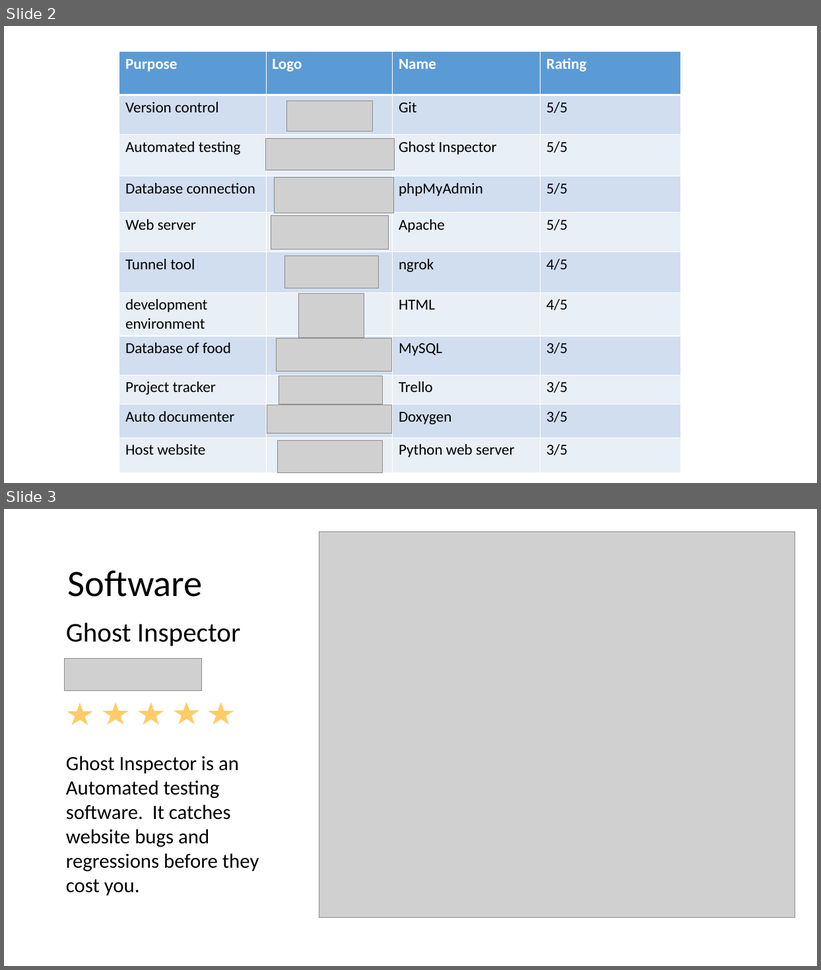
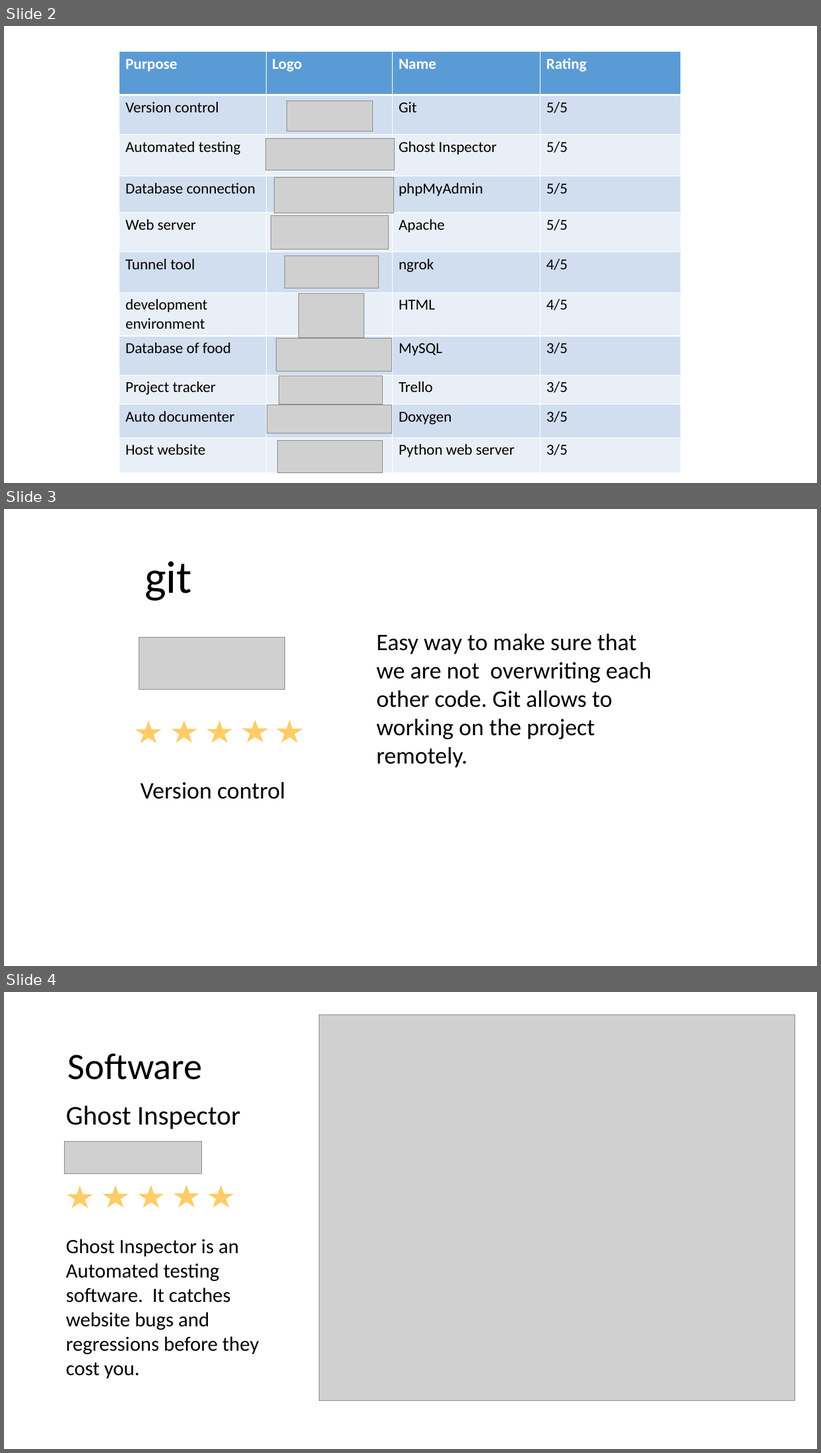
Before and after one commit to stki9539/Calorie-Website, a slide deck: Cal-Counter_part_5.pptx. Shown one above the other, each under a label of ours: slides 2 and 3 before the commit, slides 2, 3 and 4 after it. The pictures are 821x970 and 821x1453 pixels, drawn with LibreOffice and Linux fonts; fonts in the diff are those of the drawing; grey boxes stand for pictures; background and template pictures are left out. Boxes give left, top, right and bottom in pixels: in the first picture for what was removed or moved away, otherwise in the second. Text is boxed around its words. In the diff, an @@ line names an element or a change of style, - is before the commit and + after.

```diff
--- a/Cal-Counter_part_5.pptx
+++ b/Cal-Counter_part_5.pptx
@@ slide 3 added at (x1=4, y1=509, x2=817, y2=966), background picture (left out) @@
@@ text added at (x1=145, y1=561, x2=192, y2=601), 54 pt, text #000000 @@
+git
@@ picture added at (x1=139, y1=638, x2=285, y2=690) @@
@@ text added at (x1=376, y1=634, x2=651, y2=768), 28 pt, text #000000 @@
+Easy way to make sure that we are not overwriting each other code. Git allows to working on the project remotely.
@@ star added at (x1=133, y1=719, x2=164, y2=745), fill #FFCC66, outline #FFFFFF 1.5 pt @@
@@ star added at (x1=169, y1=718, x2=200, y2=745), fill #FFCC66, outline #FFFFFF 1.5 pt @@
@@ star added at (x1=204, y1=718, x2=235, y2=745), fill #FFCC66, outline #FFFFFF 1.5 pt @@
@@ star added at (x1=240, y1=718, x2=271, y2=745), fill #FFCC66, outline #FFFFFF 1.5 pt @@
@@ star added at (x1=274, y1=718, x2=306, y2=745), fill #FFCC66, outline #FFFFFF 1.5 pt @@
@@ text added at (x1=141, y1=782, x2=285, y2=799), 28 pt, text #000000 @@
+Version control
@@ what was slide 3 is now slide 4 @@
```
Also in this commit, not shown: 1 slide changed.
